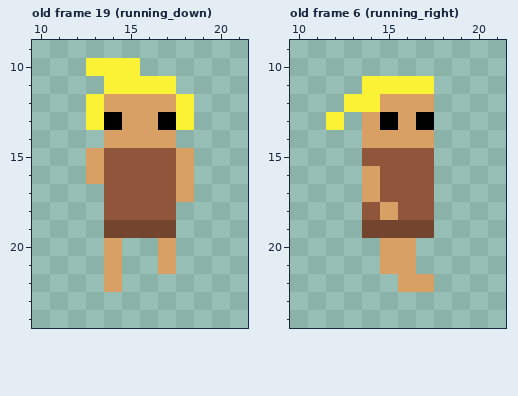
File history of a pixel-art file, Assets/Sprites/Cave_Man/running_caveman.aseprite. Above: the version before the commit.
32x32 pixels, 21 frames. Shown: old frame 19 (running_down): x 10..21, y 9..24; old frame 6 (running_right): x 10..21, y 9..24. The commit also changed other frames, which this record leaves out.
Now the later version:
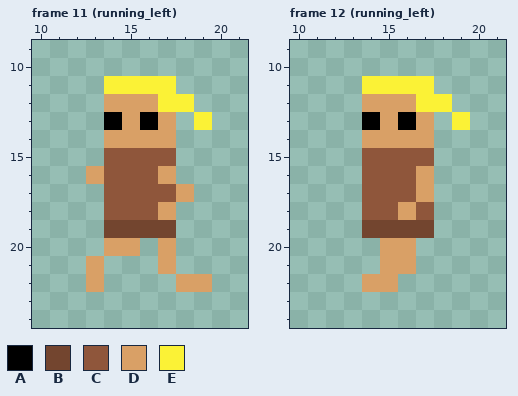
Palette (. is transparent): A #000000  B #73452f  C #8f563b  D #d9a066  E #fbf236
A new or re-ordered frame is compared with the old frame closest to it.
From the commit log: adding left running animation to caveman part 2
The edit:
frames 21 -> 27
Frame 11 (running_left) is new; against old frame 19 (running_down), layer "Layer 1":
Colour D gives way to colour A in row 13 at x 16.
The edit adds colour D in row 20 at x 15; in row 21 at x 13; in row 22 at x 13 and 18 to 19.
Colour A gives way to colour D in row 13 at x 17.
Colour C gives way to colour D in row 16 at x 17; in row 18 at x 17.
The edit adds colour E in row 13 at x 19.
Colour D gives way to colour E in row 12 at x 17.
Colour D is removed in row 15 at x 13 and 18; in row 16 at x 18; in rows 21 to 22 at x 14.
Colour E is removed in row 10 at x 13 to 15; in row 12 at x 13; in row 13 at x 13 and 18.
Frame 12 (running_left) is new; against old frame 6 (running_right), layer "Layer 1":
Colour D gives way to colour A in row 13 at x 14 and 16.
Colour D gives way to colour C in rows 16 to 17 at x 14; in row 18 at x 15.
The edit adds colour D in row 22 at x 14 to 15.
Colour A gives way to colour D in row 13 at x 15 and 17.
Colour C gives way to colour D in rows 16 to 17 at x 17; in row 18 at x 16.
Colour E gives way to colour D in row 12 at x 14.
The edit adds colour E in row 12 at x 18; in row 13 at x 19.
Colour D gives way to colour E in row 12 at x 17.
Colour D is removed in row 22 at x 16 to 17.
Colour E is removed in row 12 at x 13; in row 13 at x 12.
Pixel boxes of the changes (left, top, right, bottom) in both pictures:
changed: (86, 58, 212, 292)
changed: (326, 94, 470, 292)
